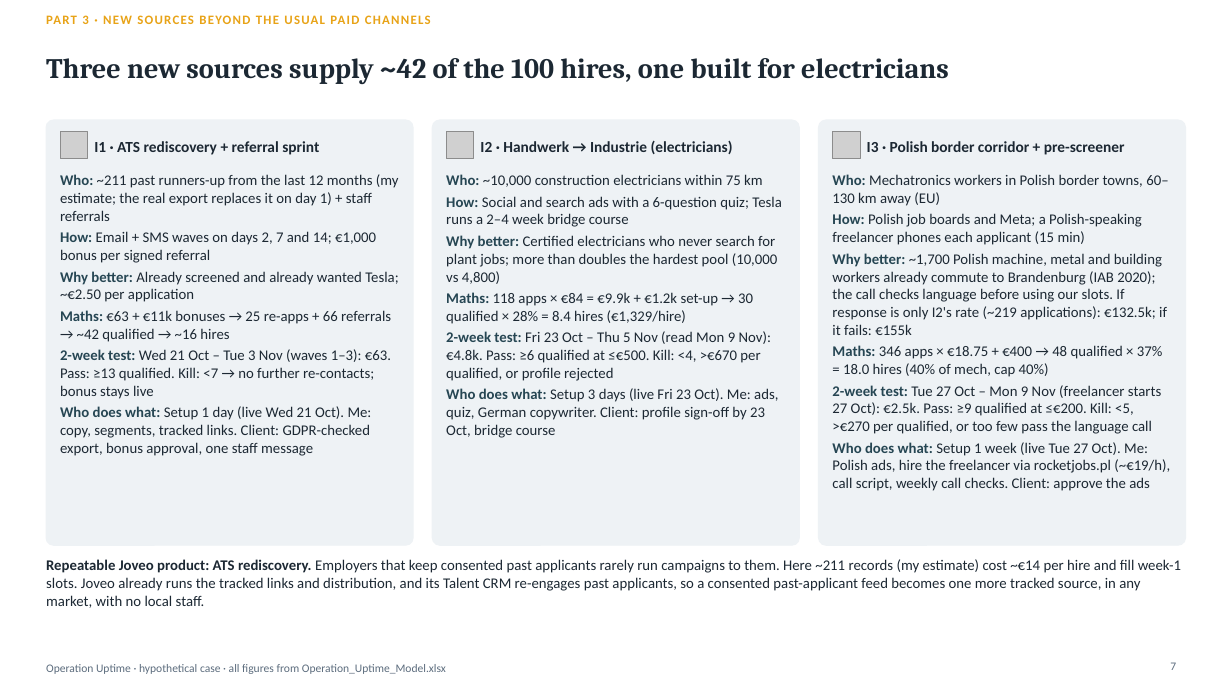
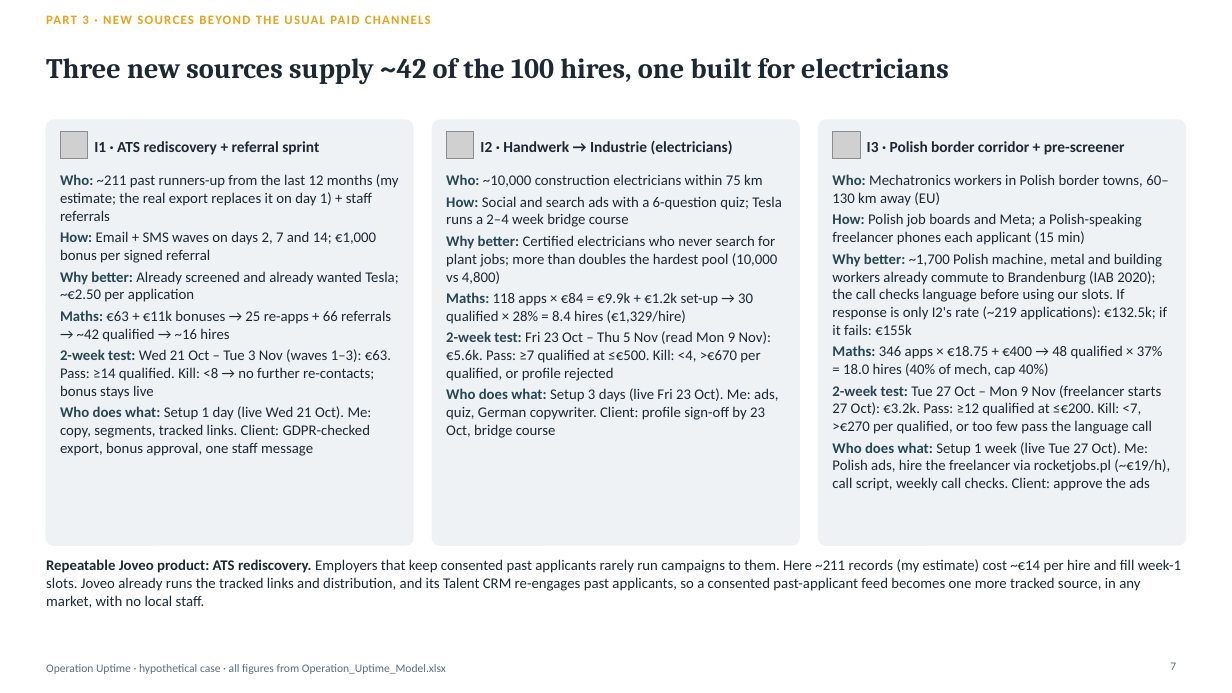
Before and after one commit to Anurag160596/haystack, a slide deck: slide 7 of operation_uptime/Operation_Uptime_Deck.pptx. Drawn at 1232x693 pixels with LibreOffice and Linux fonts; fonts in the diff are those of the drawing; grey boxes stand for pictures. Boxes give left, top, right and bottom in pixels: in the first picture for what was removed or moved away, otherwise in the second. Text is boxed around its words. In the diff, an @@ line names an element or a change of style, - is before the commit and + after.

```diff
--- a/operation_uptime/Operation_Uptime_Deck.pptx
+++ b/operation_uptime/Operation_Uptime_Deck.pptx
@@ text at [60,349,391,399]: text changed @@
-2-week test: Wed 21 Oct – Tue 3 Nov (waves 1–3): €63. Pass: ≥13 qualified. Kill: <7 → no further re-contacts; bonus stays live
+2-week test: Wed 21 Oct – Tue 3 Nov (waves 1–3): €63. Pass: ≥14 qualified. Kill: <8 → no further re-contacts; bonus stays live
@@ text at [446,331,771,381]: text changed @@
-2-week test: Fri 23 Oct – Thu 5 Nov (read Mon 9 Nov): €4.8k. Pass: ≥6 qualified at ≤€500. Kill: <4, >€670 per qualified, or profile rejected
+2-week test: Fri 23 Oct – Thu 5 Nov (read Mon 9 Nov): €5.6k. Pass: ≥7 qualified at ≤€500. Kill: <4, >€670 per qualified, or profile rejected
@@ text at [832,385,1161,434]: text changed @@
-2-week test: Tue 27 Oct – Mon 9 Nov (freelancer starts 27 Oct): €2.5k. Pass: ≥9 qualified at ≤€200. Kill: <5, >€270 per qualified, or too few pass the language call
+2-week test: Tue 27 Oct – Mon 9 Nov (freelancer starts 27 Oct): €3.2k. Pass: ≥12 qualified at ≤€200. Kill: <7, >€270 per qualified, or too few pass the language call
```
Also in this commit, not shown: 3 other files.
